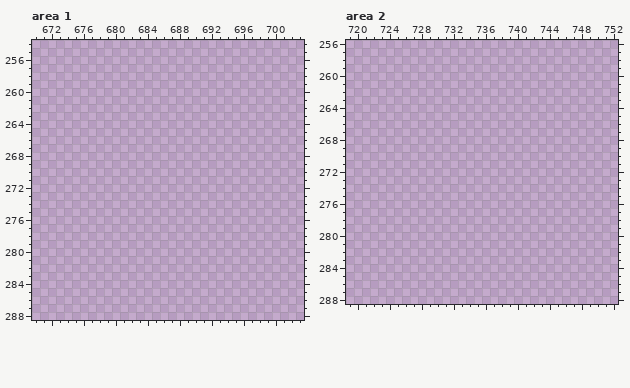
One commit to this pixel-art file: res/img/towntiles.aseprite. The picture above is the old version.
1024x1024 pixels, 1 frame. Colours within 5 levels of each other are drawn and written as one. Shown: area 1: x 670..703, y 254..288; area 2: x 719..752, y 256..288. The commit also changed other parts of the picture, which this record leaves out.
Visible layers, top first: "Layer 2", "Layer 3".
Palette (. is transparent): 
Now the later version:
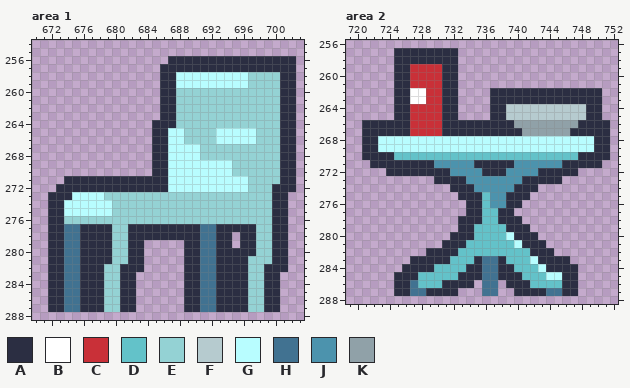
Colours new in this view: A #2b2e42  B #ffffff  C #c93038  D #63c2c9  E #94d2d4  F #b6cbcf  G #b8fdff  H #417291  J #4c93ad  K #90a1a8
What changed:
Changed rows in their new state; - is an unchanged pixel.
Area 1, layer "Layer 2":
first column x 672:
256 ---------------AAAAAAAAAAAAAAAA
257 --------------AAAAAAAAAAAAAAAAA
258 --------------AAGGGGGGGGGEEEEAA
259 --------------AAGGGGGGGGGEEEEAA
260 --------------AAEEEEEEEEEEEEEAA
261 --------------AAEEEEEEEEEEEEEAA
262 --------------AAEEEEEEEEEEEEEAA
263 --------------AAEEEEEEEEEEEEEAA
264 -------------AAAEEEEEEEEEEEEEAA
265 -------------AAGGEEEEGGGGGEEEAA
266 -------------AAGGEEEEGGGGGEEEAA
267 -------------AAGGGGEEEEEEEEEEAA
268 -------------AAGGGGEEEEEEEEEEAA
269 -------------AAGGGGGGGGEEEEEEAA
270 -------------AAGGGGGGGGEEEEEEAA
271 --AAAAAAAAAAAAAGGGGGGGGGGEEEEAA
272 -AAAAAAAAAAAAAAGGGGGGGGGGEEEAAA
273 AAAGGGGEEEEEEEEEEEEEEEEEEEEEAA-
274 AAGGGGGGEEEEEEEEEEEEEEEEEEEEAA-
275 AAGGGGGGEEEEEEEEEEEEEEEEEEEEAA-
276 AAEEEEEEEEEEEEEEEEEEEEEEEEEEAA-
277 AAHHAAAAEEAAAAAAAAAHHAAAAAEEAA-
278 AAHHAAAAEEAAAAAAAAAHHAA-AAEEAA-
279 AAHHAAAAEEAA-----AAHHAA-AAEEAA-
280 AAHHAAAAEEAA-----AAHHAAAAAEEAA-
281 AAHHAAAAEEAA-----AAHHAAAAEEEAA-
282 AAHHAAAEEAAA-----AAHHAAAAEEAAA-
283 AAHHAAAEEAA------AAHHAAAAEEAA--
284 AAHHAAAEEAA------AAHHAAAAEEAA--
285 AAHHAAAEEAA------AAHHAAAAEEAA--
286 AAHHAAAEEAA------AAHHAAAAEEAA--
287 AAHHAAAEEAA------AAHHAAAAEEAA--
Area 2, layer "Layer 2":
first column x 721:
257 ----AAAAAAAA-------------------
258 ----AAAAAAAA-------------------
259 ----AACCCCAA-------------------
260 ----AACCCCAA-------------------
261 ----AACCCCAA-------------------
262 ----AABBCCAA----AAAAAAAAAAAAAA-
263 ----AABBCCAA----AAAAAAAAAAAAAA-
264 ----AACCCCAA----AAFFFFFFFFFFAA-
265 ----AACCCCAA----AAFFFFFFFFFFAA-
266 AAAAAACCCCAAAAAAAAAKKKKKKKKAAAA
267 AAAAAACCCCAAAAAAAAAAKKKKKKAAAAA
268 AAGGGGGGGGGGGGGGGGGGGGGGGGGGGAA
269 AAGGGGGGGGGGGGGGGGGGGGGGGGGGGAA
270 AAAADDDDDDDDDDDDDDDDDDDDDDDAAAA
271 -AAAAAAAAJJJJJAAAAAJJJJJJAAAAA-
272 ---AAAAAAAAJJJJAAAJJJJAAAAA----
273 ---------AAAAJJJJJJJAAAAA------
274 -----------AAAJJJJJAAA---------
275 ------------AAADJJAAA----------
276 -------------AADJJAA-----------
277 -------------AADDAA------------
278 ------------AAADDAAA-----------
279 ------------AADDDDAAA----------
280 -----------AAADDDDGAAA---------
281 ----------AAADDDDDDGAAA--------
282 --------AAAADDDDDDDDDAAA-------
283 ------AAAAADDDAHHADDDGAAAA-----
284 -----AAAADDDDAAHHAADDDGAAAA----
285 ----AAADDDDDAAAHHAAADDDGGAA----
286 ----AAHDDDAAAA-HH-AAADDDDAA----
287 ----AAHHAAAA---HH--AAAAHHAA----
Boxes around the changes in both pictures, in picture pixels (x1, y1, x2, y2):
added: (48, 56, 296, 312)
added: (362, 48, 610, 296)
